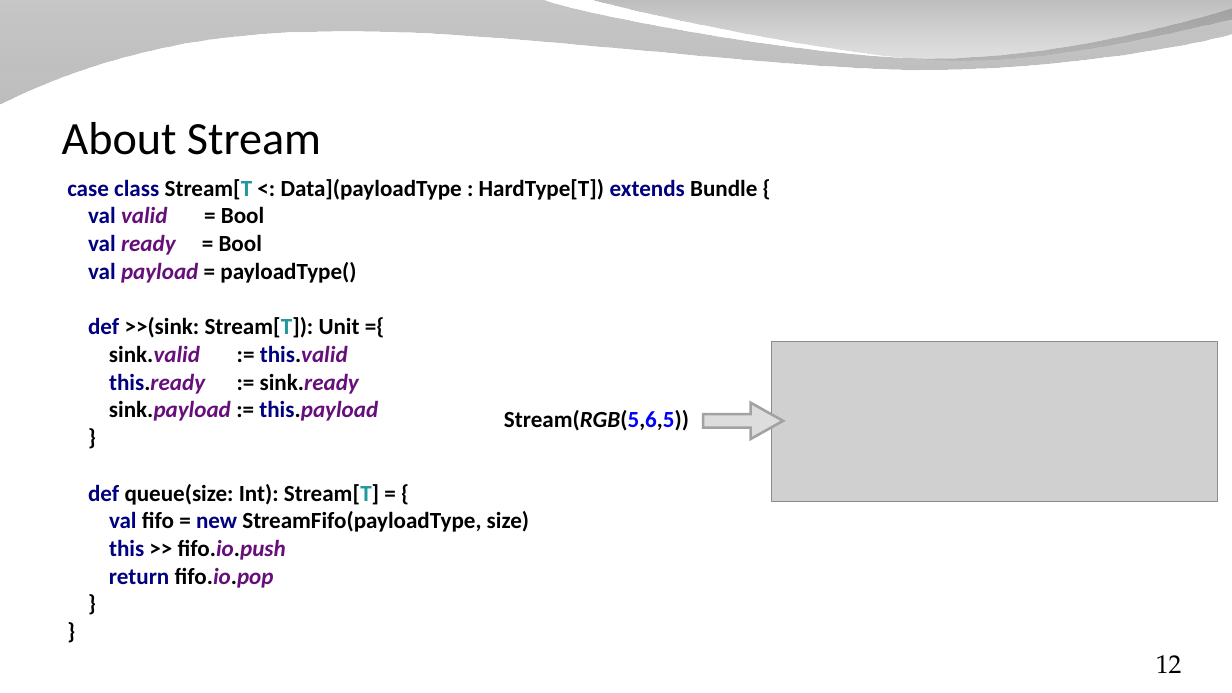
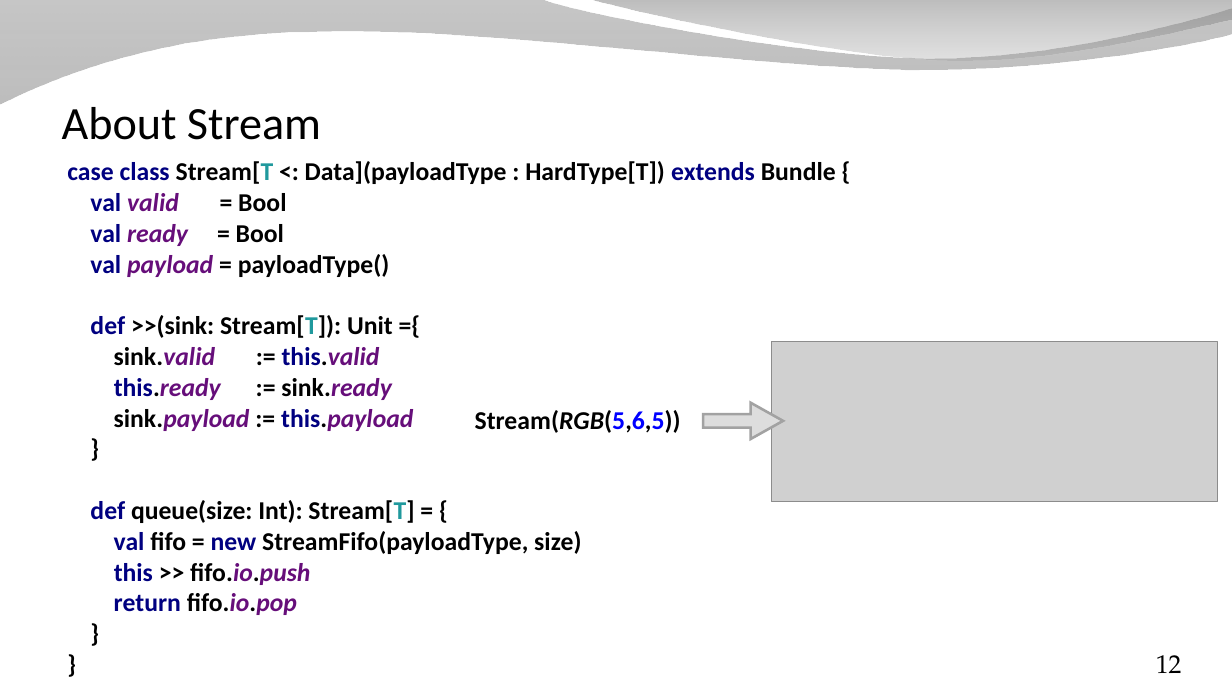
Before and after one commit to SpinalHDL/SpinalDoc, a slide deck: slide 12 of presentation/en/presentation_move_forward_short.odp. Drawn at 1232x693 pixels with LibreOffice and Linux fonts; fonts in the diff are those of the drawing; grey boxes stand for pictures; background and template pictures are left out. Boxes give left, top, right and bottom in pixels: in the first picture for what was removed or moved away, otherwise in the second. Text is boxed around its words. In the diff, an @@ line names an element or a change of style, - is before the commit and + after.

```diff
--- a/presentation/en/presentation_move_forward_short.odp
+++ b/presentation/en/presentation_move_forward_short.odp
@@ title "About Stream": place and size @@
-title "About Stream" at [62,122,321,155]
+title "About Stream" at [62,107,321,140]
@@ text "case class Stream[T <: Data](payloadType ...": place and size @@
-text "case class Stream[T <: Data](payloadType ..." at [67,179,757,588]
+text "case class Stream[T <: Data](payloadType ..." at [67,161,836,615]
@@ text "case class Stream[T <: Data](payloadType ..." at [67,161,836,615]: size 18 to 20 pt @@
@@ text "Stream(RGB(5,6,5))" at [475,410,681,433]: size 18 to 20 pt @@
@@ text "Stream(RGB(5,6,5))": place and size @@
-text "Stream(RGB(5,6,5))" at [504,410,689,431]
+text "Stream(RGB(5,6,5))" at [475,410,681,433]
```
Also in this commit, not shown: 11 other slides changed.
